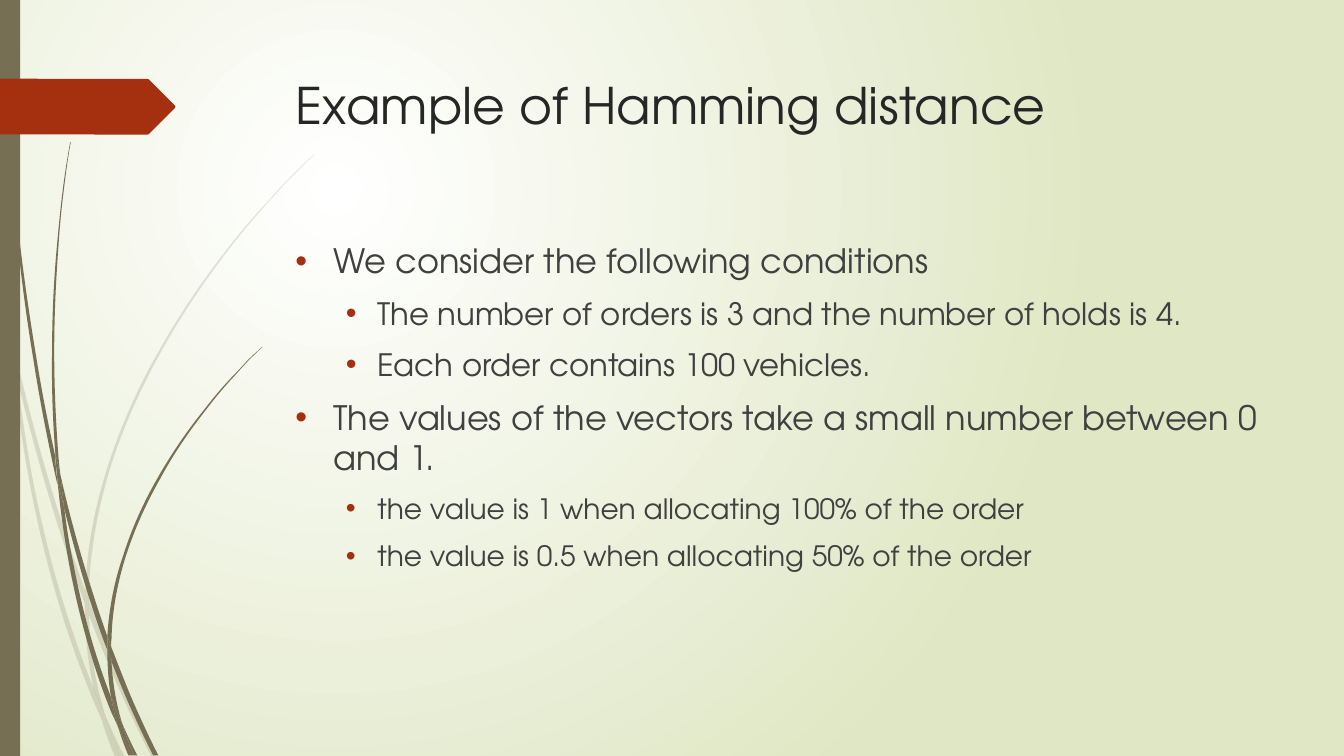
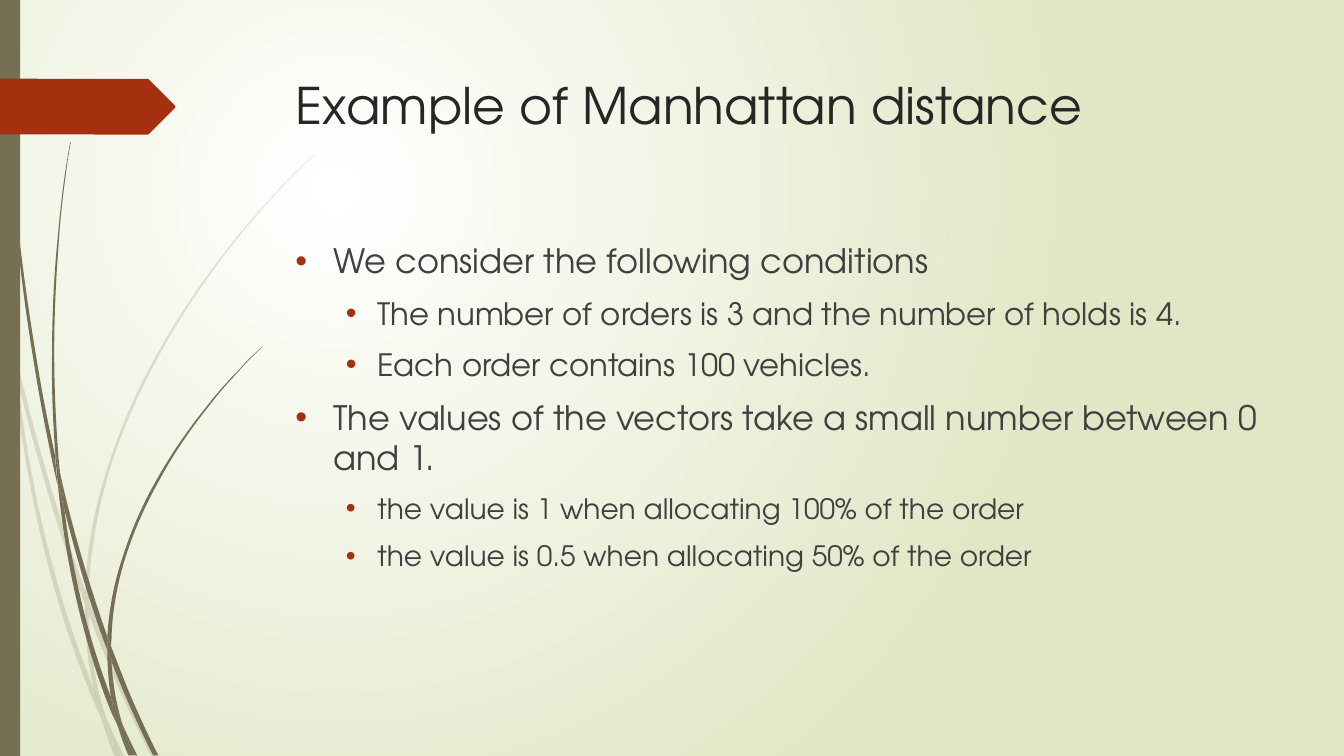
Before and after one commit to r-kurosu/kline_new, a slide deck: slide 60 of 竹田.pptx (slide 54 before the commit). Drawn at 1344x756 pixels with LibreOffice and Linux fonts; fonts in the diff are those of the drawing. Boxes give left, top, right and bottom in pixels: in the first picture for what was removed or moved away, otherwise in the second. Text is boxed around its words. In the diff, an @@ line names an element or a change of style, - is before the commit and + after.

```diff
--- a/竹田.pptx
+++ b/竹田.pptx
@@ title at (296,86,1082,134): text changed @@
-Example of Hamming distance
+Example of Manhattan distance
```
Also in this commit, not shown: 27 other slides changed, 1 slide added, 3 slides removed.
